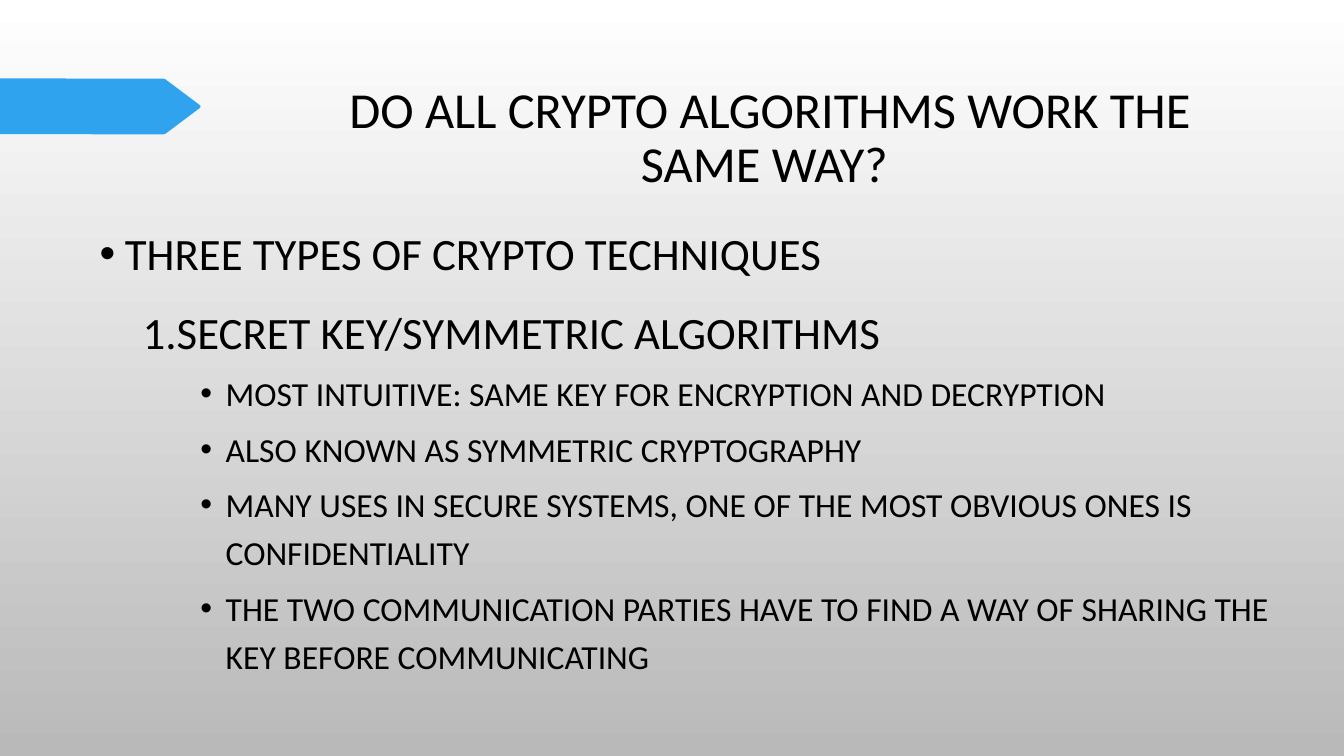
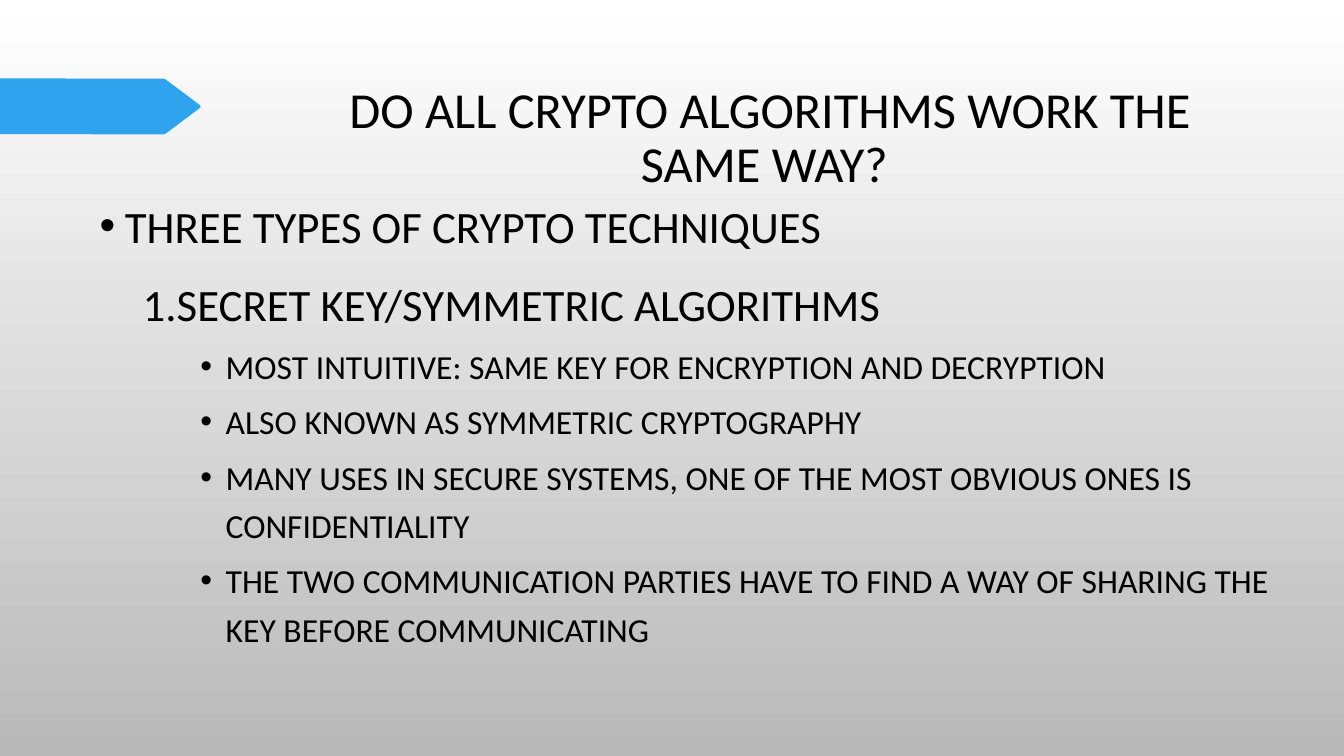
Before and after one commit to Rokari-19/the-level-of-shege, a slide deck: slide 24 of 300lv notes /cyb303/CYB 303 lect 1.pptx. Drawn at 1344x756 pixels with LibreOffice and Linux fonts; fonts in the diff are those of the drawing; background and template pictures are left out. Boxes give left, top, right and bottom in pixels: in the first picture for what was removed or moved away, otherwise in the second. Text is boxed around its words. In the diff, an @@ line names an element or a change of style, - is before the commit and + after.

```diff
--- a/300lv notes /cyb303/CYB 303 lect 1.pptx
+++ b/300lv notes /cyb303/CYB 303 lect 1.pptx
@@ text "THREE TYPES OF CRYPTO TECHNIQUES" moved from (x1=125, y1=241, x2=1269, y2=670) to (x1=125, y1=214, x2=1269, y2=643) @@
```
Also in this commit, not shown: 4 other slides changed, 11 other files.
